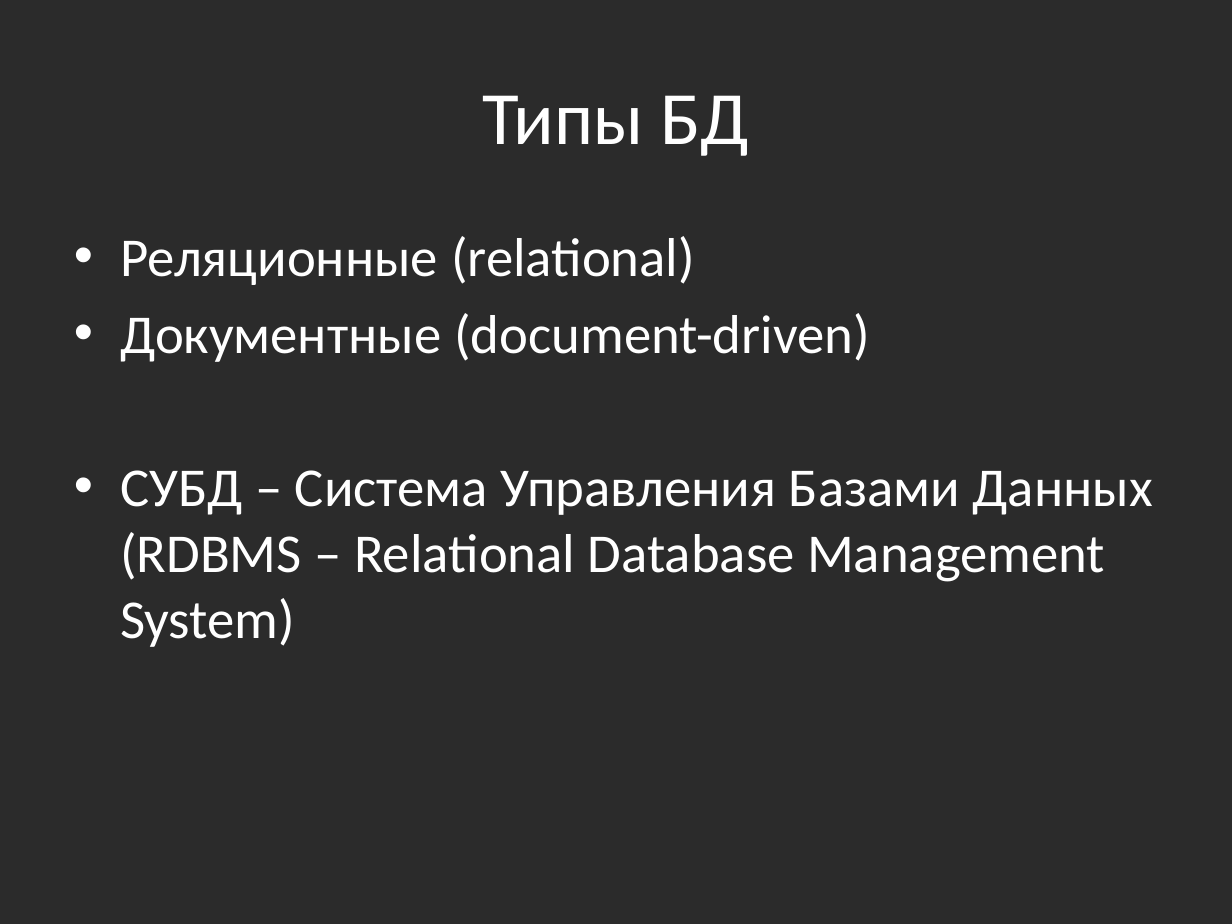
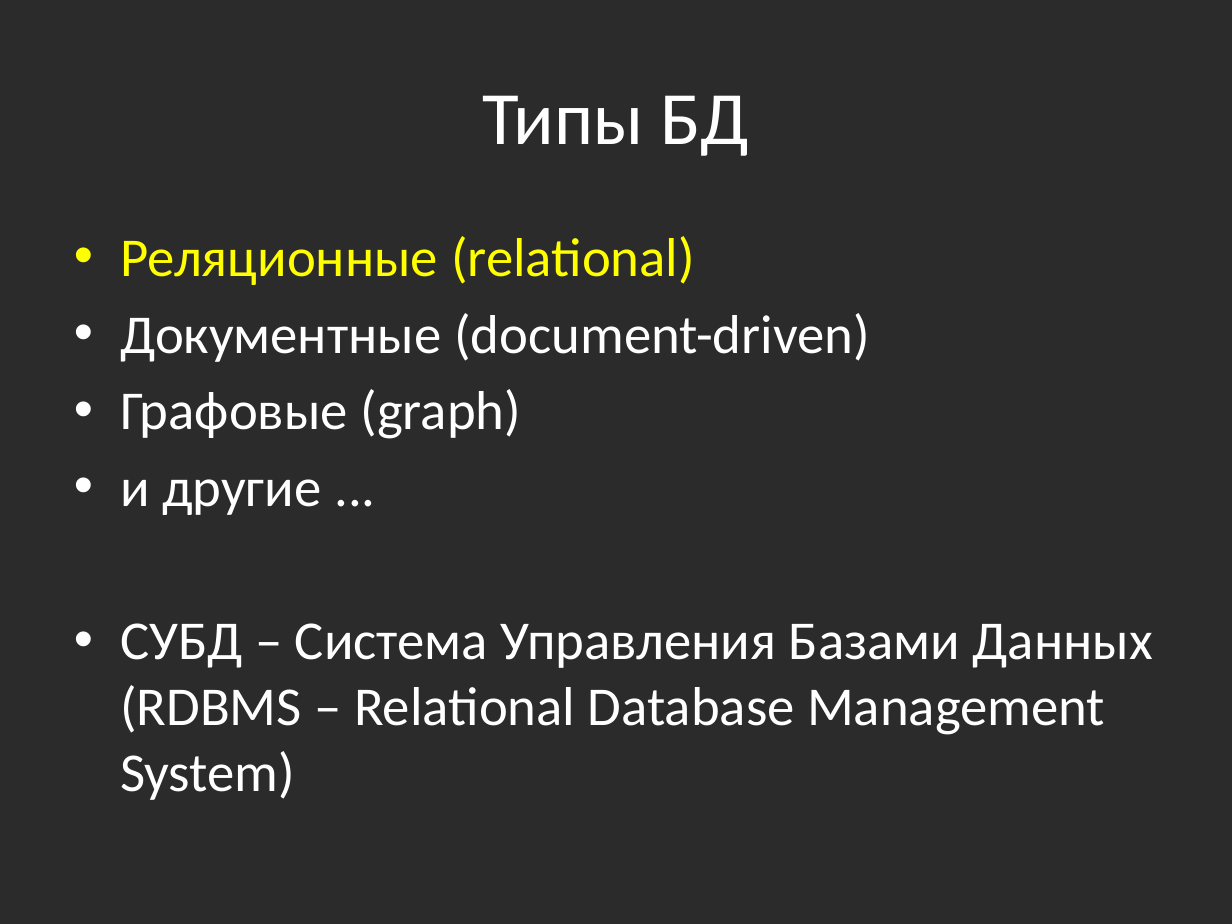
Before and after one commit to bazile/Training, a slide deck: slide 5 of Presentation/lesson-09-sql.pptx. Drawn at 1232x924 pixels with LibreOffice and Linux fonts; fonts in the diff are those of the drawing; background and template pictures are left out; a plain dark background stands for a picture behind light text. Boxes give left, top, right and bottom in pixels: in the first picture for what was removed or moved away, otherwise in the second. Text is boxed around its words. In the diff, an @@ line names an element or a change of style, - is before the commit and + after.

Commit message:
Updated presentations

```diff
--- a/Presentation/lesson-09-sql.pptx
+++ b/Presentation/lesson-09-sql.pptx
@@ text at [120, 236, 695, 285]: text colour #FFFFFF to #FFFF00 in "Реляционные (relational)" @@
@@ text at [120, 389, 522, 515]: paragraphs added @@
+• Графовые (graph)
+• и другие ...
```
Also in this commit, not shown: 1 slide added, 1 other file.
